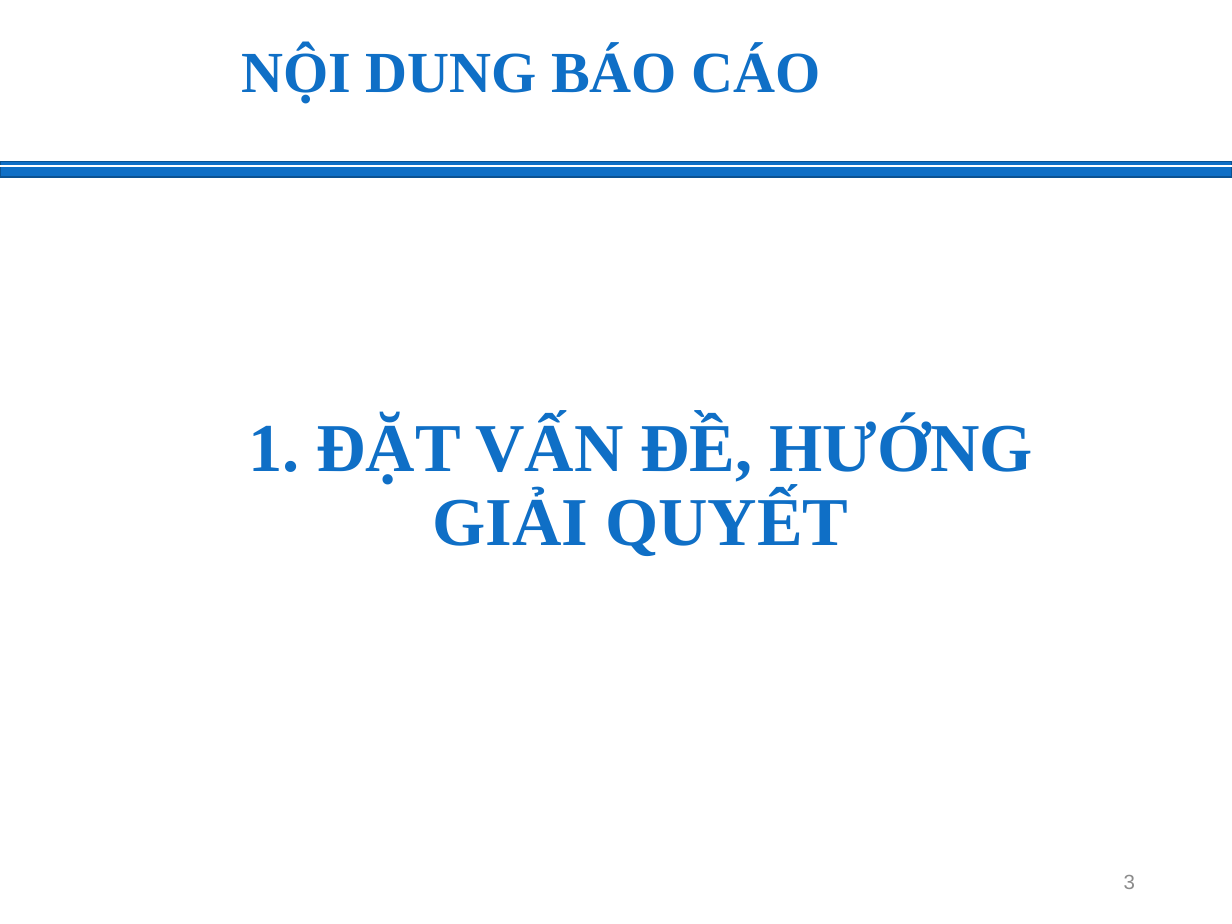
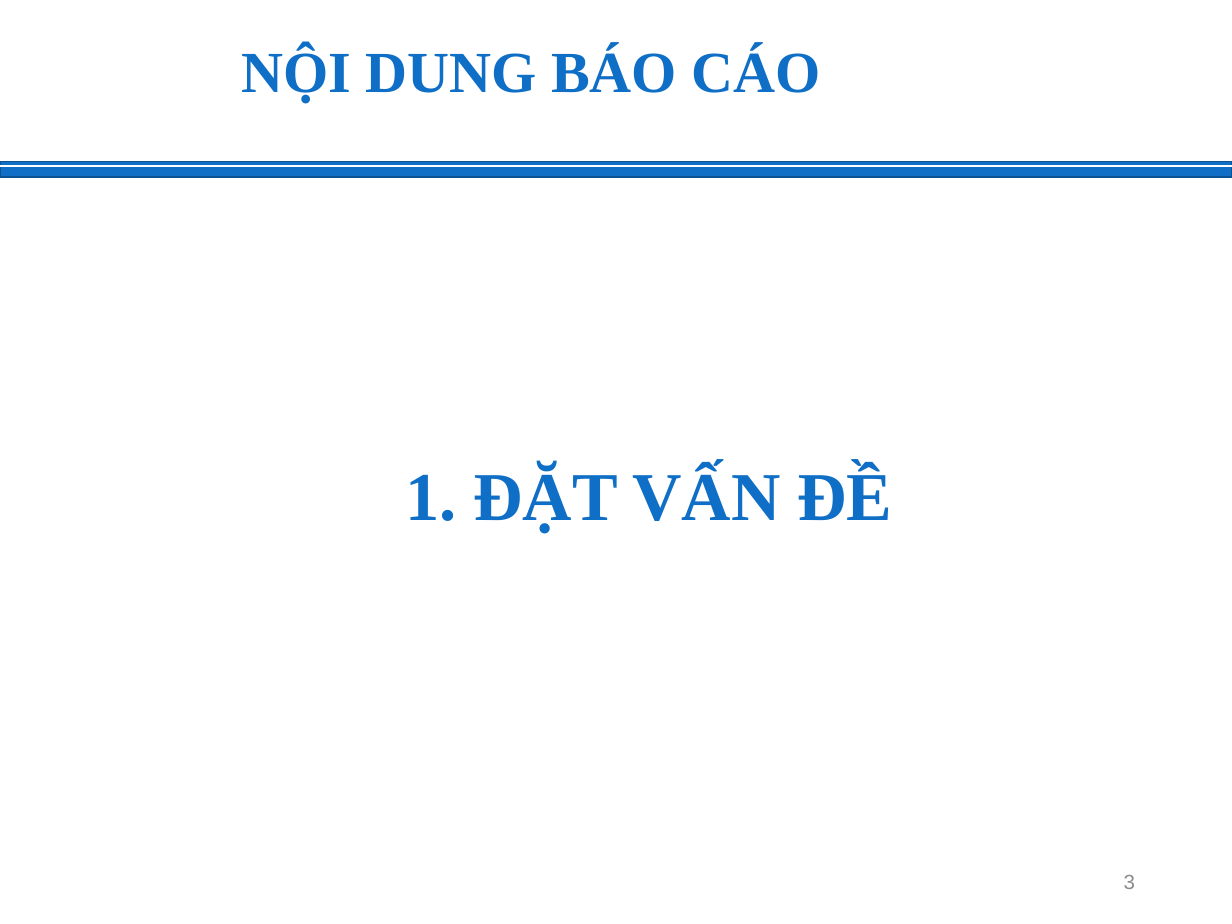
Before and after one commit to tmdat17/DATM_Predict_Person_Sleep_App, a slide deck: slide 3 of DATM.pptx. Drawn at 1232x924 pixels with LibreOffice and Linux fonts; fonts in the diff are those of the drawing; background and template pictures are left out. Boxes give left, top, right and bottom in pixels: in the first picture for what was removed or moved away, otherwise in the second. Text is boxed around its words. In the diff, an @@ line names an element or a change of style, - is before the commit and + after.

```diff
--- a/DATM.pptx
+++ b/DATM.pptx
@@ text at <box>405,466,893,533</box>: text changed @@
-1. ĐẶT VẤN ĐỀ, HƯỚNG GIẢI QUYẾT
+1. ĐẶT VẤN ĐỀ
```
Also in this commit, not shown: 24 other slides changed, 3 slides added, 1 other file.
